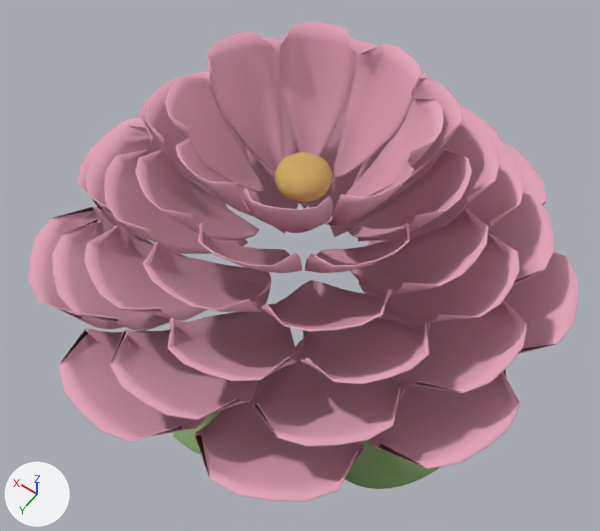
The glTF model www/models/flowers/peony-legendary-v2.glb: old version first, new version second.
Rendered twice from a camera (50 mm lens) standing at (-0.81, 1.21, 3.4) and looking at (0.19, -0.18, 1.21). Arrows for +X, +Y and +Z are at lower left; the lights stay in place. The picture after the commit comes second. Vertices at exactly the same position are counted once.

Names of what the first picture shows: 'peony-legendary-v2-center', 'peony-legendary-v2-leaf', 'peony-legendary-v2-petal'.
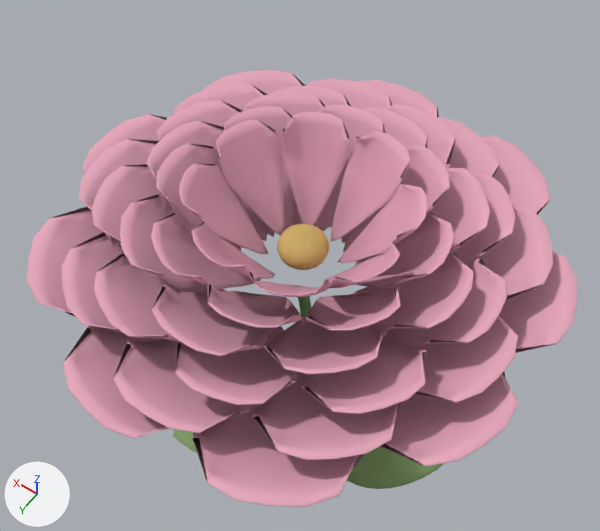
What changed in the scene script:
```text
Change me_peony_legendary_v2_center:
    used by ob_peony_legendary_v2_center; location = (0.0, 0.0, 0.0)
    remove me_peony_legendary_v2_center.from_pydata(...)  # 144 vertices, 256 faces; spans x -0.02..0.13, y -0.085..0.065, z 1.799..1.904
    add me_peony_legendary_v2_center.from_pydata(...)  # 144 vertices, 256 faces; spans x -0.02..0.13, y -0.085..0.065, z 1.517..1.622
    me_peony_legendary_v2_center part 1: the whole mesh is moved by (0.0, 0.0, -0.282)
Change me_peony_legendary_v2_petal:
    used by ob_peony_legendary_v2_petal; location = (0.0, 0.0, 0.0)
    remove me_peony_legendary_v2_petal.from_pydata(...)  # 9282 vertices, 18360 faces; spans x -0.68..0.82, y -0.77..0.75, z 1.36..2.09
    add me_peony_legendary_v2_petal.from_pydata(...)  # 9282 vertices, 18360 faces; spans x -0.68..0.82, y -0.75..0.74, z 1.36..1.79
    me_peony_legendary_v2_petal part 2: the loose piece of 182 vertices spanning x 0.29..0.82, y -0.22..0.2, z 1.36..1.59 is moved by (0.0, 0.0, 0.01)
    me_peony_legendary_v2_petal part 3: the loose piece of 182 vertices spanning x 0.23..0.7, y -0.59..-0.16, z 1.36..1.59 is moved by (0.0, 0.0, 0.01)
    me_peony_legendary_v2_petal part 4: the loose piece of 182 vertices spanning x -0.04..0.36, y -0.77..-0.24, z 1.36..1.59 is moved by (0.0, 0.01, 0.01)
    me_peony_legendary_v2_petal part 5: the loose piece of 182 vertices spanning x -0.43..-0.04, y -0.71..-0.21, z 1.36..1.59 is moved by (0.0, 0.0, 0.01)
    me_peony_legendary_v2_petal part 6: the loose piece of 182 vertices spanning x -0.68..-0.17, y -0.41..-0.02, z 1.36..1.59 is moved by (0.0, 0.0, 0.01)
    me_peony_legendary_v2_petal part 7: the loose piece of 182 vertices spanning x -0.68..-0.17, y 0.0..0.39, z 1.36..1.59 is moved by (0.0, 0.0, 0.01)
    me_peony_legendary_v2_petal part 8: the loose piece of 182 vertices spanning x -0.43..-0.04, y 0.19..0.69, z 1.36..1.59 is moved by (0.0, 0.01, 0.01)
    me_peony_legendary_v2_petal part 9: the loose piece of 182 vertices spanning x -0.04..0.36, y 0.22..0.75, z 1.36..1.59 is moved by (0.0, -0.01, 0.01)
    me_peony_legendary_v2_petal part 10: the loose piece of 182 vertices spanning x 0.23..0.7, y 0.14..0.57, z 1.36..1.59 is moved by (0.0, 0.0, 0.01)
    me_peony_legendary_v2_petal part 11: 7644 of 9282 vertices moved; they spanned x -0.62..0.72, y -0.67..0.66, z 1.44..2.09 and now span x -0.61..0.74, y -0.66..0.67, z 1.39..1.79; mean shift (0.0, 0.0, -0.15); largest move (0.03, -0.33, 2.08) -> (0.03, -0.33, 1.78)
```

Boxes [x1, y1, x2, y2] around the edits, measured in the pictures (600 x 531 px; the box of a moved part takes in the faces that stretch with it):
'peony-legendary-v2-petal', reshaped (9% shorter): before [29, 22, 578, 501]; after [27, 69, 577, 507]
'peony-legendary-v2-center', moved: before [275, 152, 332, 202]; after [277, 224, 329, 270]
part 2 of me_peony_legendary_v2_petal, moved or reshaped (mostly hidden): before [87, 117, 227, 208]; after [82, 114, 241, 251]
part 3 of me_peony_legendary_v2_petal, moved or reshaped (mostly hidden before): before [277, 193, 299, 233]; after [203, 69, 306, 95]
part 4 of me_peony_legendary_v2_petal, moved or reshaped (mostly hidden): before [330, 210, 363, 237]; after [330, 80, 439, 227]
part 5 of me_peony_legendary_v2_petal, moved or reshaped: before [501, 141, 547, 205]; after [481, 135, 550, 215]
part 6 of me_peony_legendary_v2_petal, moved or reshaped: before [384, 252, 578, 354]; after [500, 252, 577, 353]
part 7 of me_peony_legendary_v2_petal, moved or reshaped: before [366, 370, 520, 469]; after [380, 371, 518, 466]
part 8 of me_peony_legendary_v2_petal, moved or reshaped: before [195, 371, 365, 501]; after [193, 404, 365, 507]
part 9 of me_peony_legendary_v2_petal, moved or reshaped: before [59, 328, 209, 442]; after [63, 326, 169, 438]
part 10 of me_peony_legendary_v2_petal, moved or reshaped: before [29, 207, 154, 329]; after [27, 207, 104, 317]
part 11 of me_peony_legendary_v2_petal, moved or reshaped: before [52, 22, 554, 446]; after [61, 78, 553, 460]
